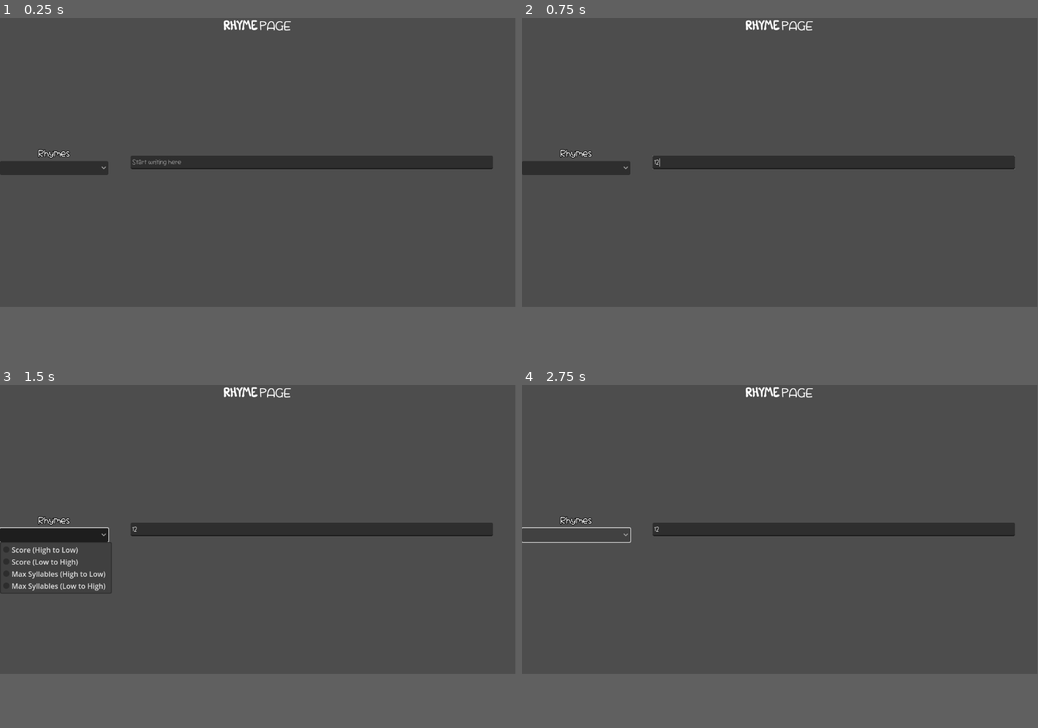
Above: before the commit, frames 1-4 (two rows, left to right).
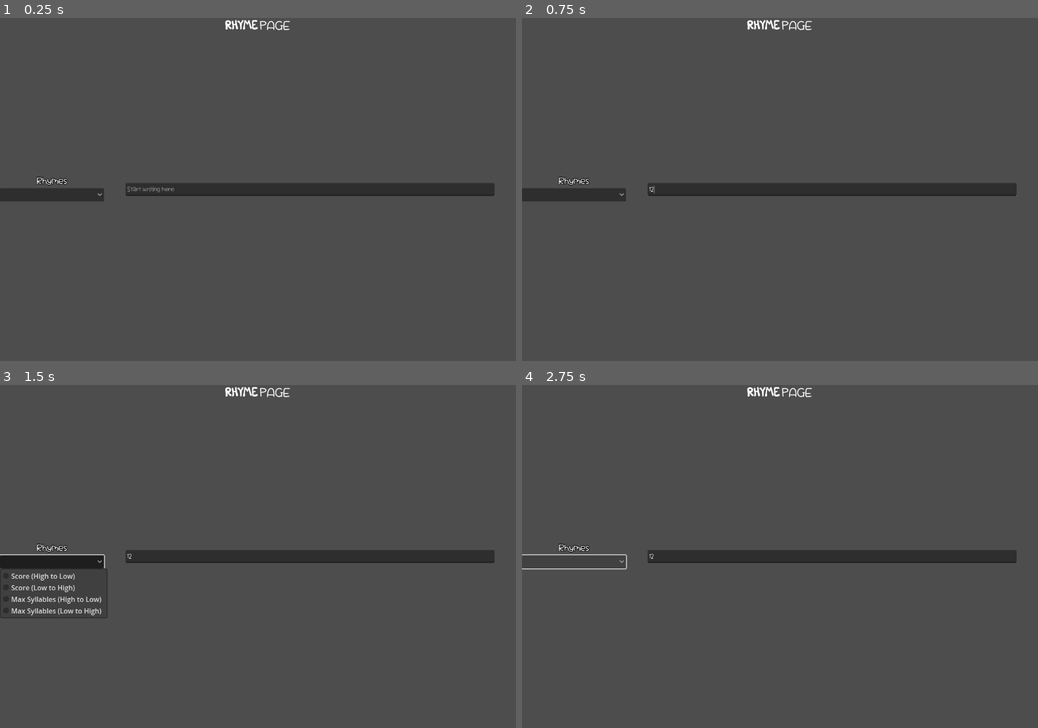
Above: after the commit, the same moments.

Repository: Arrangedgodly/rhymepage
Game: Godot game, scene res://scenes/main.tscn
Two runs of this game, one before a commit and one after it. Both use one fixed random seed, a clock stepped at 60 frames per second and the inputs below.
Inputs (mouse positions are in pixels of both pictures, inside the frame that each line leads up to; where the layout moved, square brackets give the same spot in the first picture):
- Up to frame 1 (0.25 s): no input
- Up to frame 2 (0.75 s): click (831, 162) at 0.52 s; type "12" at 0.6 s
- Up to frame 3 (1.5 s): click (51, 532) [51, 535] at 1.25 s
- Up to frame 4 (2.75 s): click (573, 532) [573, 535] at 2 s
In our replay, the window is 799x449 before the commit and 800x533 after it. These sizes can differ from the game's own. Grey fills any space a smaller window leaves; there, only what the larger window draws over its background counts as a difference.

The runs differ from the first frame. In frame 1, 7.2% of the frame differs, in the area x 0-96%, y 0-54%; in frame 2, 7.2%; in frame 3, 8.2%, in the area x 0-96%, y 0-68%; in frame 4, 6.0%.

Commit message:
at least have a basic api call and sorting working but i am just worthless at this lately

Diff:
--- a/project.godot
+++ b/project.godot
@@ -15,6 +15,12 @@
 config/features=PackedStringArray("4.3", "Forward Plus")
 config/icon="res://icon.svg"
 
+[display]
+
+window/size/viewport_width=1200
+window/size/viewport_height=800
+window/stretch/mode="viewport"
+
 [rendering]
 
 textures/canvas_textures/default_texture_filter=0
--- a/scenes/rhymes.tscn
+++ b/scenes/rhymes.tscn
@@ -31,5 +31,8 @@
 popup/item_3/text = "Max Syllables (Low to High)"
 popup/item_3/id = 2
 
-[node name="Results" type="HBoxContainer" parent="."]
+[node name="Results" type="GridContainer" parent="."]
 layout_mode = 2
+columns = 4
+
+[connection signal="item_selected" from="HBoxContainer/Sort" to="." method="_on_sort_item_selected"]
--- a/scripts/api.gd
+++ b/scripts/api.gd
@@ -4,6 +4,7 @@
 signal sorted
 
 const BASE_URL = "https://api.datamuse.com/words?"
+const END_URL = "&v=enwiki&max=50"
 @onready var rhyme: HTTPRequest = $Rhyme
 
 var rhymes = []
@@ -11,8 +12,30 @@
 func _ready():
 	rhyme.request_completed.connect(_on_rhyme_request_completed)
 
+func sort_field(array_name: String, method_name: String) -> Array:
+	var active_array
+	match array_name:
+		"rhymes": active_array = rhymes
+
+	var sort_method
+	match method_name:
+		"low_score":
+			sort_method = _sort_by_low_score
+		"high_score":
+			sort_method = _sort_by_high_score
+		"low_syllables":
+			sort_method = _sort_by_low_syllables
+		"high_syllables":
+			sort_method = _sort_by_high_syllables
+
+	active_array.sort_custom(sort_method)
+	return active_array
+
+func sort_rhymes(method_name: String) -> Array:
+	return sort_field("rhymes", method_name)
+
 func rhyme_request(word: String):
-	rhyme.request(BASE_URL + "sl=" + word)
+	rhyme.request(BASE_URL + "rel_rhy=" + word + END_URL)
 
 func _on_rhyme_request_completed(result, response_code, headers, body):
 	var json = JSON.parse_string(body.get_string_from_utf8())
--- a/scripts/main.gd
+++ b/scripts/main.gd
@@ -7,4 +7,4 @@
 	body.new_last_word.connect(_on_body_new_last_word)
 
 func _on_body_new_last_word(new_word: String) -> void:
-	pass
+	api.rhyme_request(new_word)
--- a/scripts/rhymes.gd
+++ b/scripts/rhymes.gd
@@ -1,7 +1,9 @@
 extends VBoxContainer
 
 @export var api: Node
-@onready var results_container: HBoxContainer = $Results
+
+@onready var results_container: GridContainer = $Results
+
 const RESULT = preload("res://scenes/result.tscn")
 
 func _ready() -> void:
@@ -9,7 +11,25 @@
 	api.sorted.connect(_set_results)
 
 func _set_results(results: Array) -> void:
+	for child in results_container.get_children():
+		child.queue_free()
+
 	for result in results:
 		var result_scene = RESULT.instantiate()
 		result_scene.init(result.word)
 		results_container.add_child(result_scene)
+
+
+func _on_sort_item_selected(index: int) -> void:
+	var return_array
+	match index:
+		0:
+			return_array = api.sort_rhymes("high_score")
+		1:
+			return_array = api.sort_rhymes("low_score")
+		2:
+			return_array = api.sort_rhymes("high_syllables")
+		3:
+			return_array = api.sort_rhymes("low_syllables")
+
+	_set_results(return_array)
